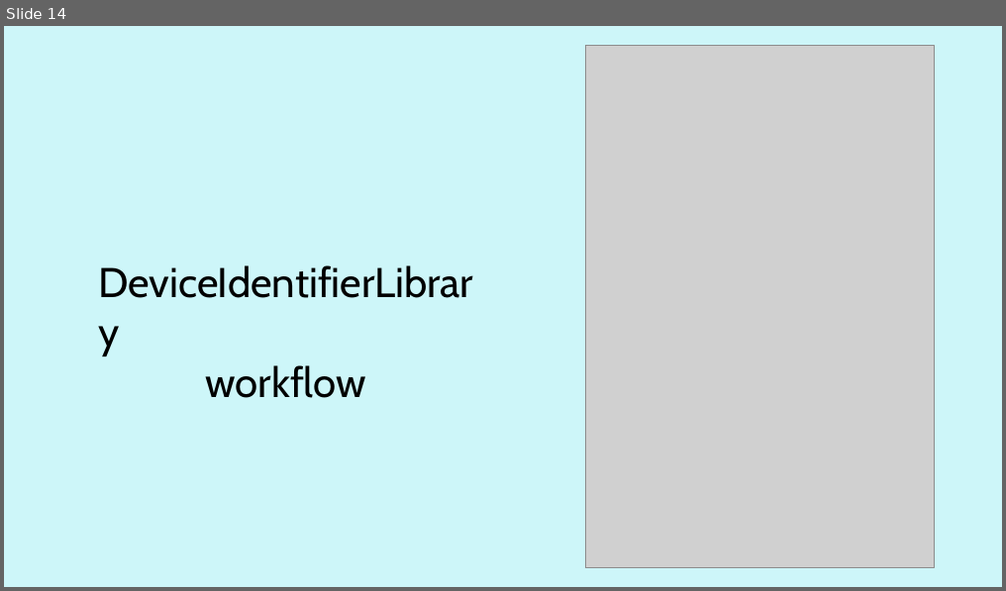
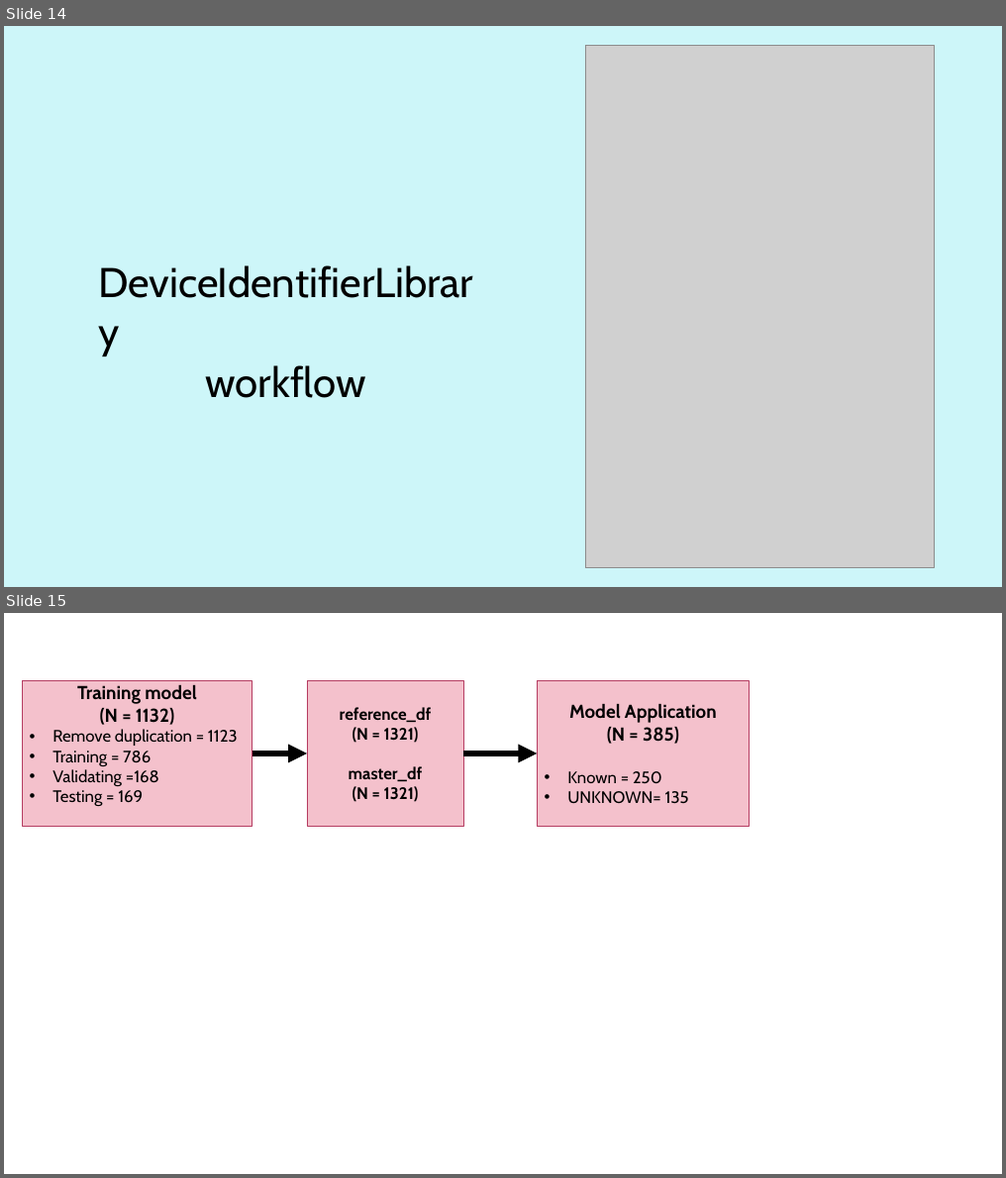
Before and after one commit to Syaziyah30/DeviceCluster, a slide deck: 1.training_model/supplementary/Device Identifier 20260520.pptx. Shown one above the other, each under a label of ours: slide 14 before the commit, slides 14 and 15 after it. The pictures are 1006x591 and 1006x1178 pixels, drawn with LibreOffice and Linux fonts; fonts in the diff are those of the drawing; grey boxes stand for pictures. Boxes give left, top, right and bottom in pixels: in the first picture for what was removed or moved away, otherwise in the second. Text is boxed around its words. In the diff, an @@ line names an element or a change of style, - is before the commit and + after.

```diff
--- a/1.training_model/supplementary/Device Identifier 20260520.pptx
+++ b/1.training_model/supplementary/Device Identifier 20260520.pptx
@@ slide 15 added at (x1=4, y1=613, x2=1002, y2=1174), background #FFFFFF @@
@@ rectangle added at (x1=22, y1=681, x2=252, y2=826), fill #F4C2CD, outline #B63C62 0.75 pt, 16 pt, text #000000 @@
+Training model
+(N = 1132)
+• Remove duplication = 1123
+• Training = 786
+• Validating =168
+• Testing = 169
@@ rectangle added at (x1=307, y1=681, x2=463, y2=826), fill #F4C2CD, outline #B63C62 0.75 pt, 16 pt, text #000000, bold @@
+reference_df
+(N = 1321)
+master_df
+(N = 1321)
@@ rectangle added at (x1=537, y1=681, x2=749, y2=826), fill #F4C2CD, outline #B63C62 0.75 pt, 18 pt, text #000000, bold @@
+Model Application
+(N = 385)
+• Known = 250
+• UNKNOWN= 135
@@ arrow added from (252, 754) to (307, 754), #000000 6 pt @@
@@ arrow added from (463, 754) to (537, 754), #000000 6 pt @@
```
Also in this commit, not shown: 8 other files.
